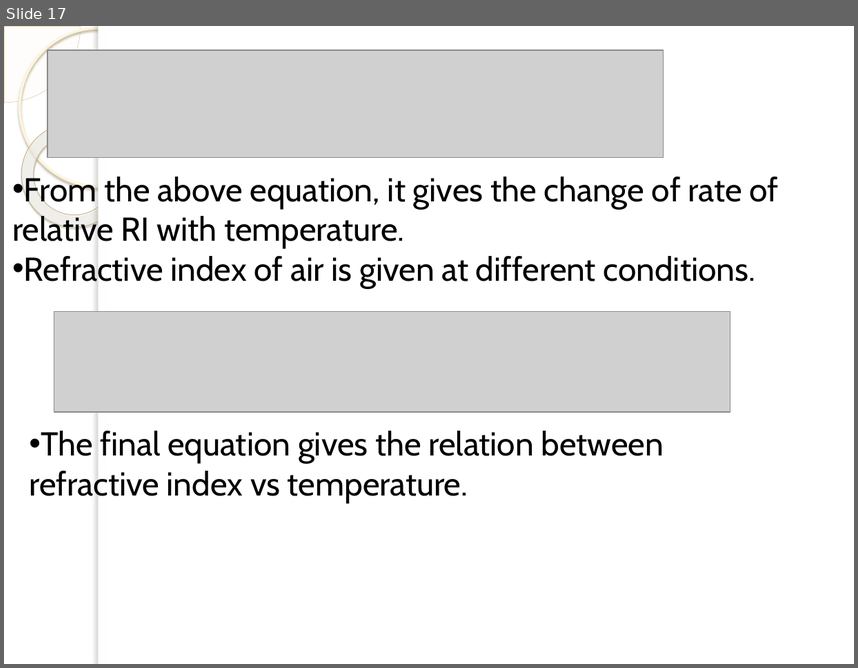
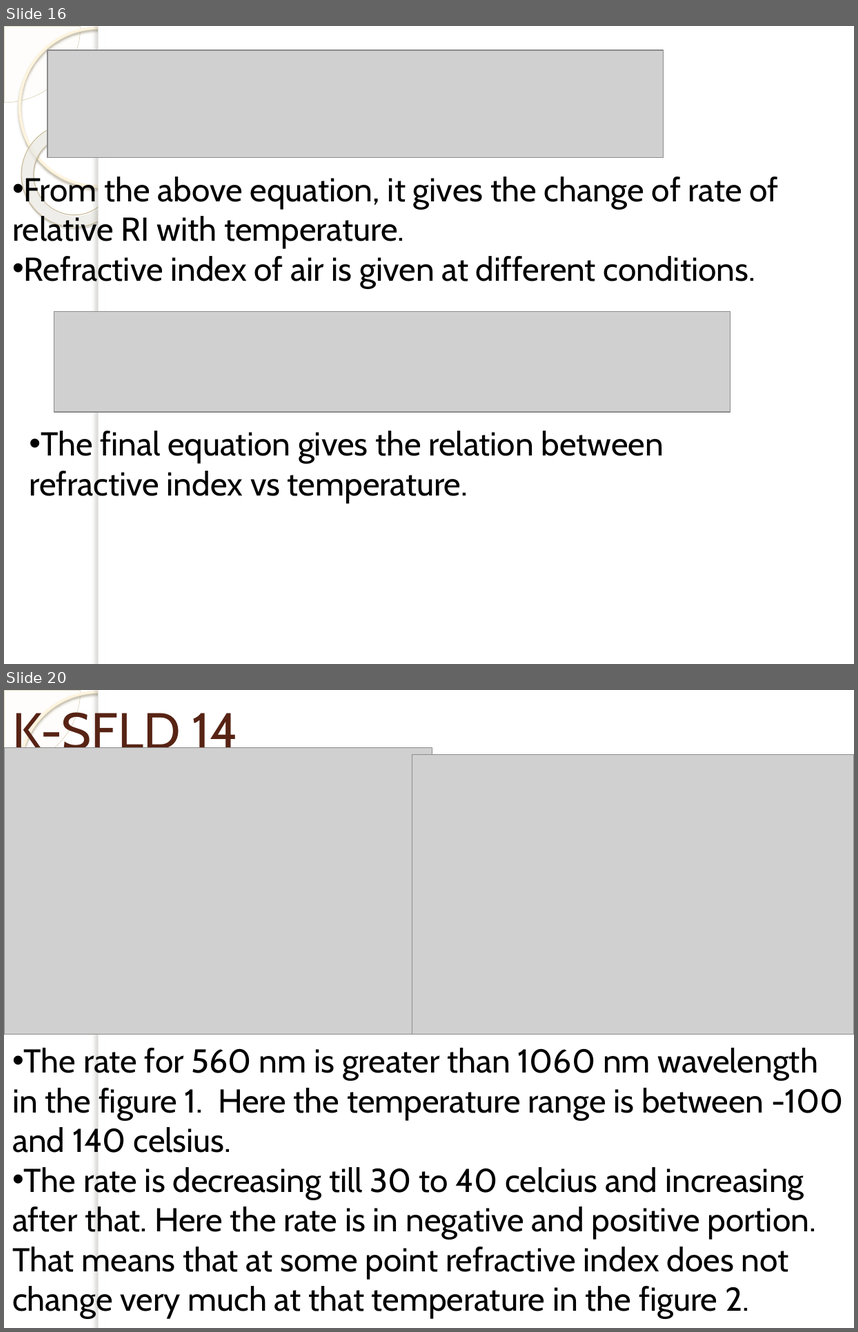
Before and after one commit to rid181198/optical-properties, a slide deck: Optical analysis of different glass types.pptx. Shown one above the other, each under a label of ours: slide 17 before the commit, slides 16 and 20 after it; the slides between them are not shown. The pictures are 858x668 and 858x1332 pixels, drawn with LibreOffice and Linux fonts; fonts in the diff are those of the drawing; grey boxes stand for pictures; background and template pictures are left out. Boxes give left, top, right and bottom in pixels: in the first picture for what was removed or moved away, otherwise in the second. Text is boxed around its words. In the diff, an @@ line names an element or a change of style, - is before the commit and + after.

```diff
--- a/Optical analysis of different glass types.pptx
+++ b/Optical analysis of different glass types.pptx
@@ slide 20 added at <box>4,690,854,1328</box>, background picture (left out); not listed: 5 template elements that a slide beside it also shows @@
@@ title added at <box>12,706,238,760</box>, 43 pt, text #572314 @@
+K-SFLD 14
@@ picture added at <box>4,748,432,1034</box> @@
@@ picture added at <box>412,755,854,1034</box> @@
@@ text added at <box>12,1047,844,1319</box>, 28 pt, text #000000 @@
+• The rate for 560 nm is greater than 1060 nm wavelength in the figure 1. Here the temperature range is between -100 and 140 celsius.
+• The rate is decreasing till 30 to 40 celcius and increasing after that. Here the rate is in negative and positive portion. That means that at some point refractive index does not change very much at that temperature in the figure 2.
@@ what was slide 17 is now slide 16 @@
```
Also in this commit, not shown: 11 slides changed, 5 other slides added, 1 slide removed, 6 other files.
